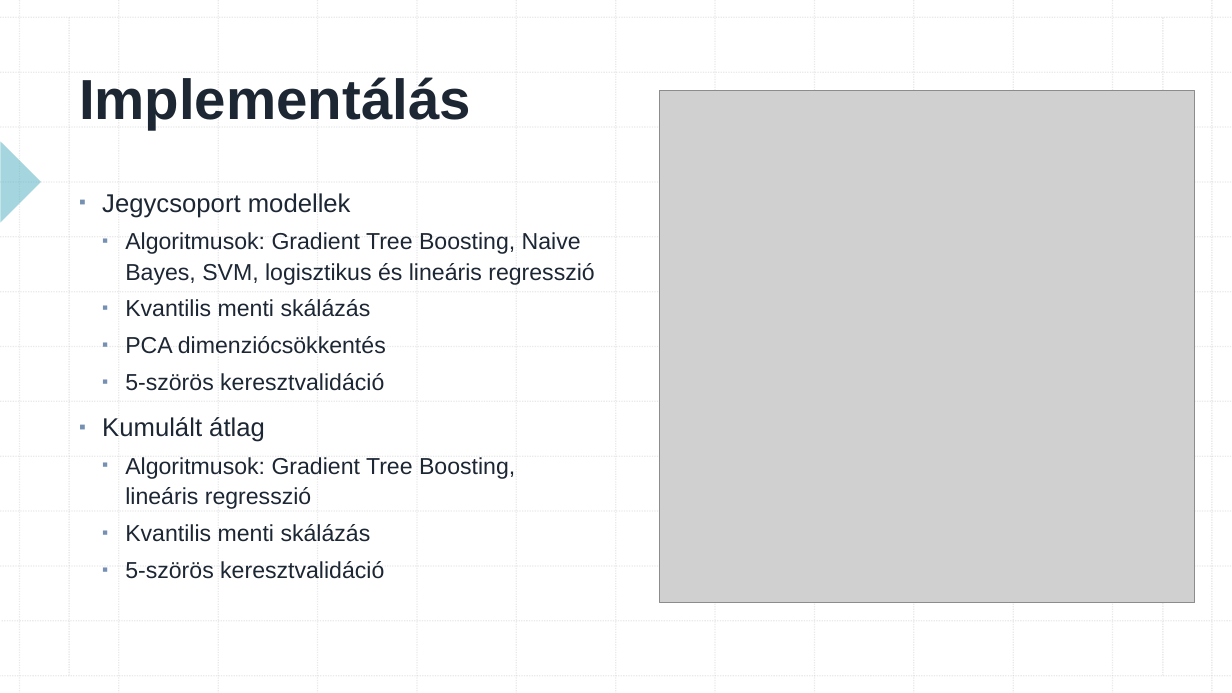
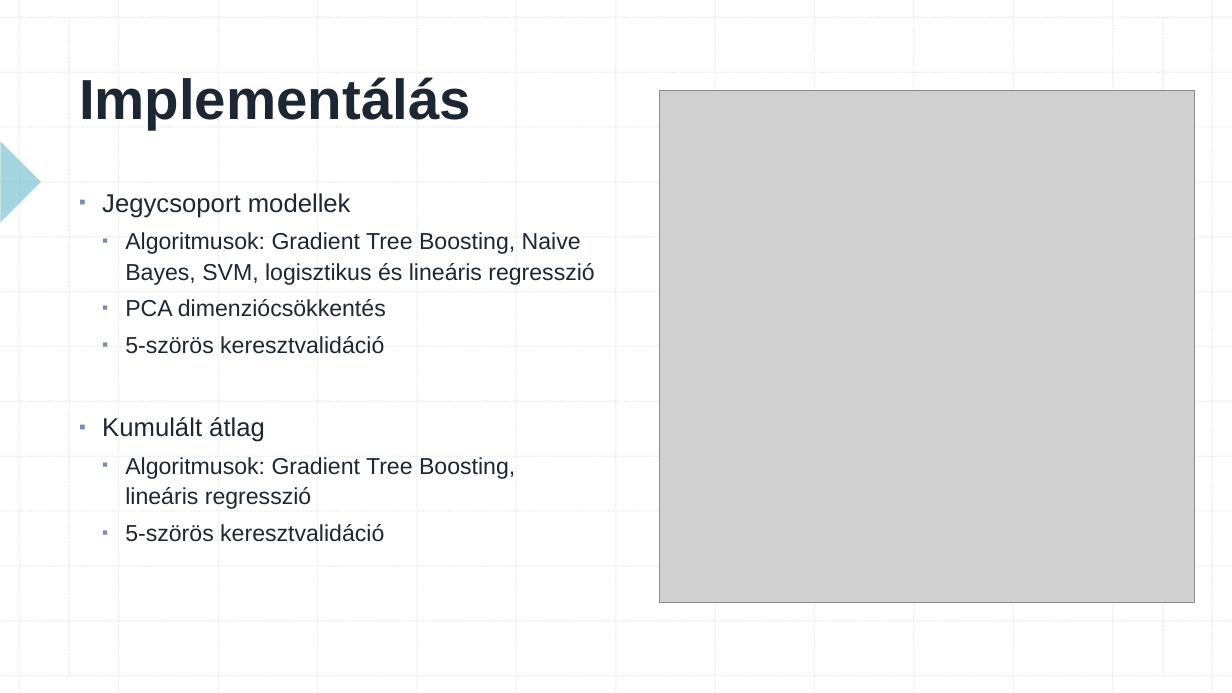
Before and after one commit to konderal333/-nkutfel, a slide deck: slide 13 of TDK prezi.pptx. Drawn at 1232x693 pixels with LibreOffice and Linux fonts; fonts in the diff are those of the drawing; grey boxes stand for pictures. Boxes give left, top, right and bottom in pixels: in the first picture for what was removed or moved away, otherwise in the second. Text is boxed around its words. In the diff, an @@ line names an element or a change of style, - is before the commit and + after.

```diff
--- a/TDK prezi.pptx
+++ b/TDK prezi.pptx
@@ text at (125, 299, 371, 317): paragraph removed @@
-  ▪ Kvantilis menti skálázás
@@ text at (125, 524, 371, 542): paragraph removed @@
-  ▪ Kvantilis menti skálázás
```
Also in this commit, not shown: 4 other slides changed.
